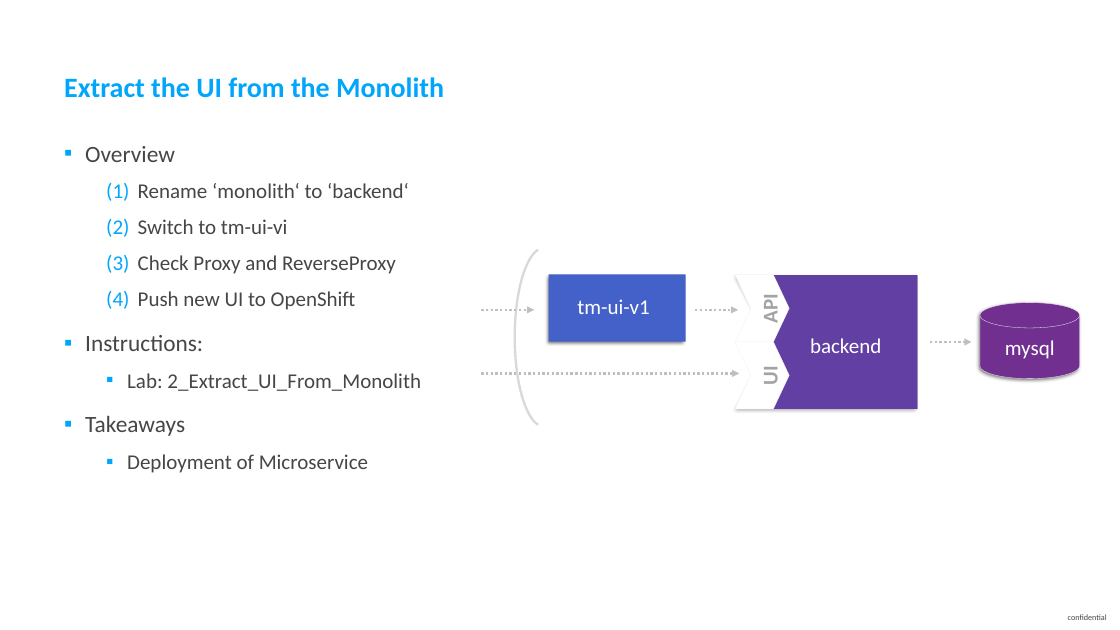
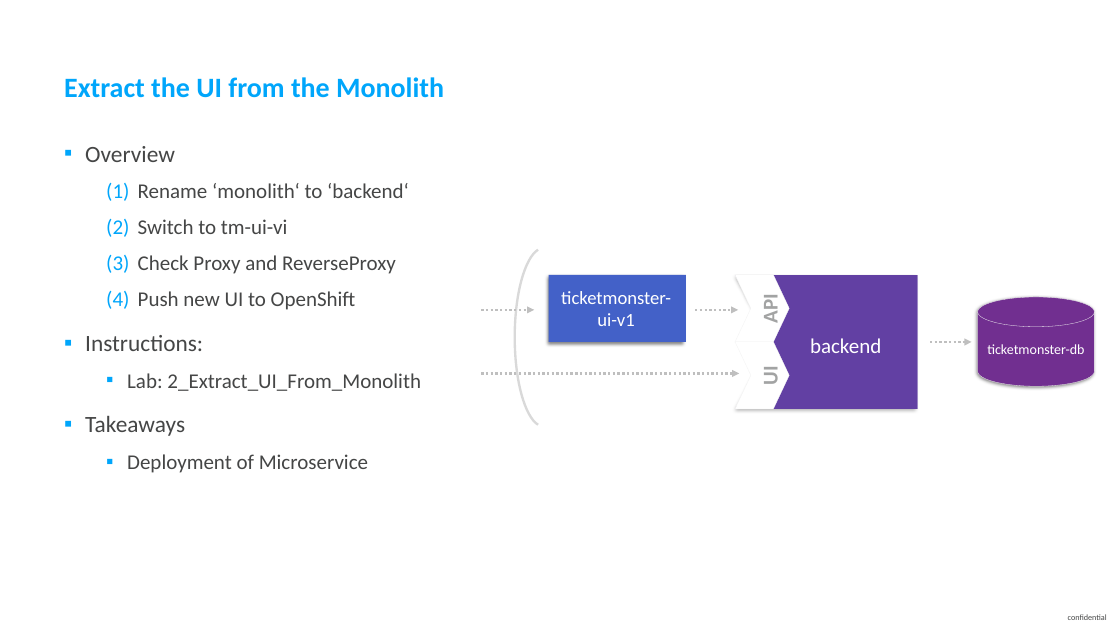
Before and after one commit to thiagobien/ACL, a slide deck: slide 13 of workshop/03_Monolith_to_Microservices/Monolith_to_Microservices.pptx. Drawn at 1120x630 pixels with LibreOffice and Linux fonts; fonts in the diff are those of the drawing. Boxes give left, top, right and bottom in pixels: in the first picture for what was removed or moved away, otherwise in the second. Text is boxed around its words. In the diff, an @@ line names an element or a change of style, - is before the commit and + after.

```diff
--- a/workshop/03_Monolith_to_Microservices/Monolith_to_Microservices.pptx
+++ b/workshop/03_Monolith_to_Microservices/Monolith_to_Microservices.pptx
@@ text at (561,291,671,326): text changed; size 18 to 16 pt @@
-tm-ui-v1
+ticketmonster-ui-v1
@@ cylinder added at (978,297,1095,386), fill #712F90, outline #F2F2F2 0.25 pt, 12 pt, text #FFFFFF @@
+ticketmonster-db
@@ cylinder removed at (981,302,1081,379) @@
-mysql
```
Also in this commit, not shown: 6 other slides changed, 5 other files.
